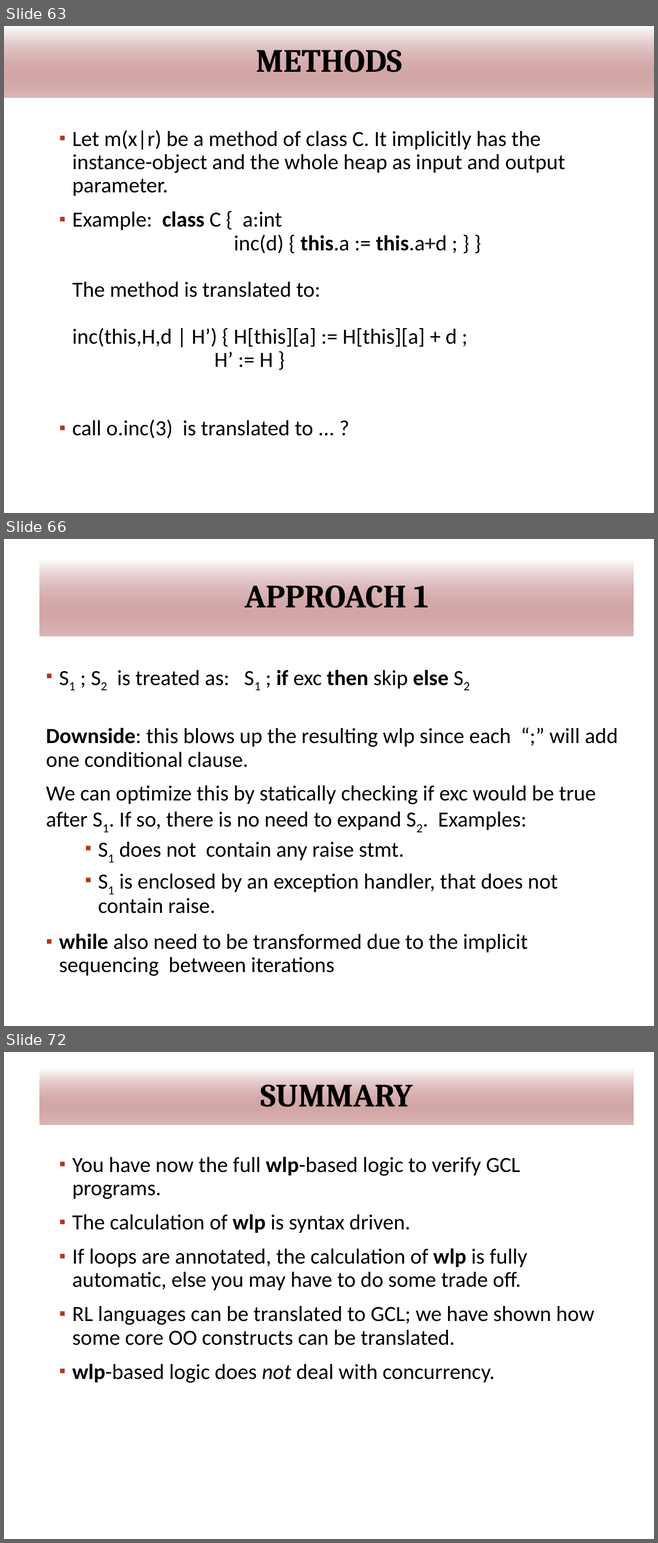
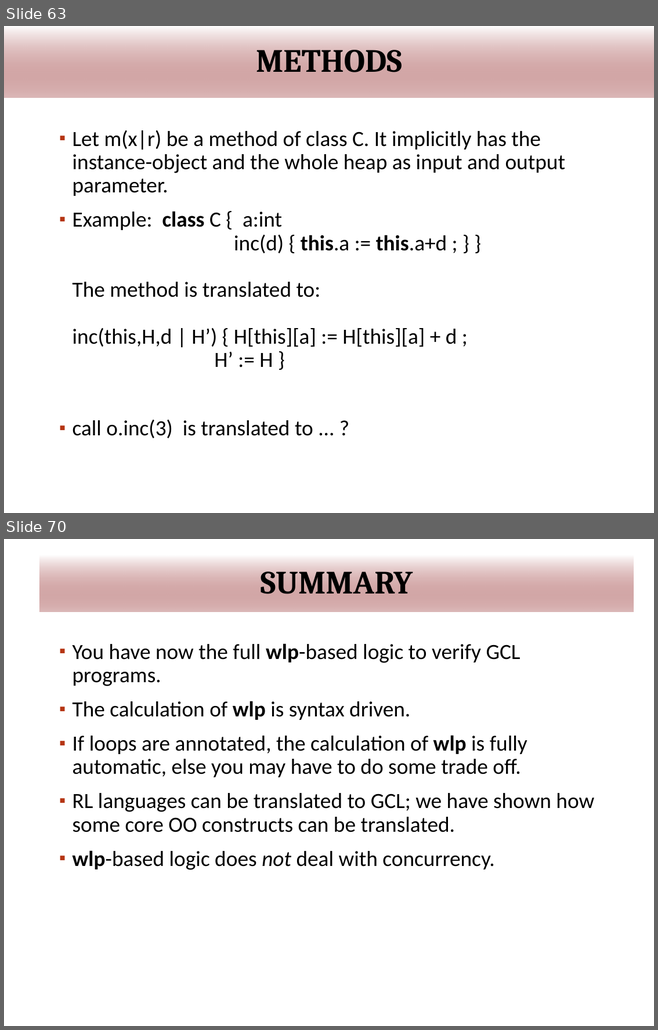
Before and after one commit to wooshrow/infopv, a slide deck: slides/PV_hoare.pptx. Shown one above the other, each under a label of ours: slides 63, 66 and 72 before the commit, slides 63 and 70 after it; the slides between them are not shown. The pictures are 658x1543 and 658x1030 pixels, drawn with LibreOffice and Linux fonts; fonts in the diff are those of the drawing; background and template pictures are left out. Boxes give left, top, right and bottom in pixels: in the first picture for what was removed or moved away, otherwise in the second. Text is boxed around its words. In the diff, an @@ line names an element or a change of style, - is before the commit and + after.

```diff
--- a/slides/PV_hoare.pptx
+++ b/slides/PV_hoare.pptx
@@ slide 66 removed at [4, 539, 654, 1026], background #FFFFFF; not listed: 1 template element that a slide beside it also shows @@
@@ title removed at [40, 559, 633, 636] @@
-APPROACH 1
@@ text removed at [46, 669, 618, 976] @@
-▪ S1 ; S2 is treated as: S1 ; if exc then skip else S2
-Downside: this blows up the resulting wlp since each “;” will add one conditional clause.
-We can optimize this by statically checking if exc would be true after S1. If so, there is no need to expand S2. Examples:
-    ▪ S1 does not contain any raise stmt.
-    ▪ S1 is enclosed by an exception handler, that does not contain raise.
-▪ while also need to be transformed due to the implicit sequencing between iterations
@@ page number removed at [607, 984, 641, 1011] @@
-66
@@ what was slide 72 is now slide 70 @@
```
Also in this commit, not shown: 6 slides changed, 1 slide added, 2 other slides removed, 1 other file.
